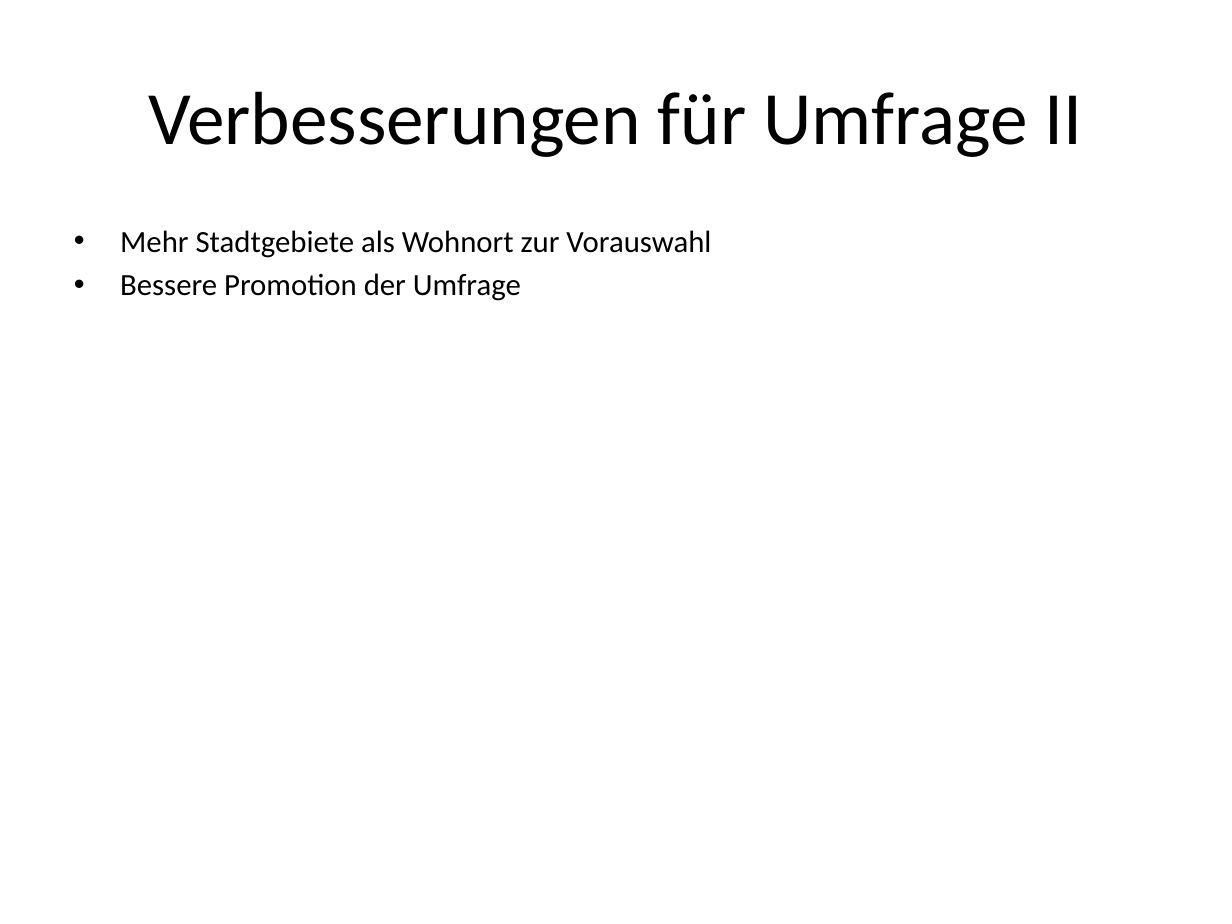
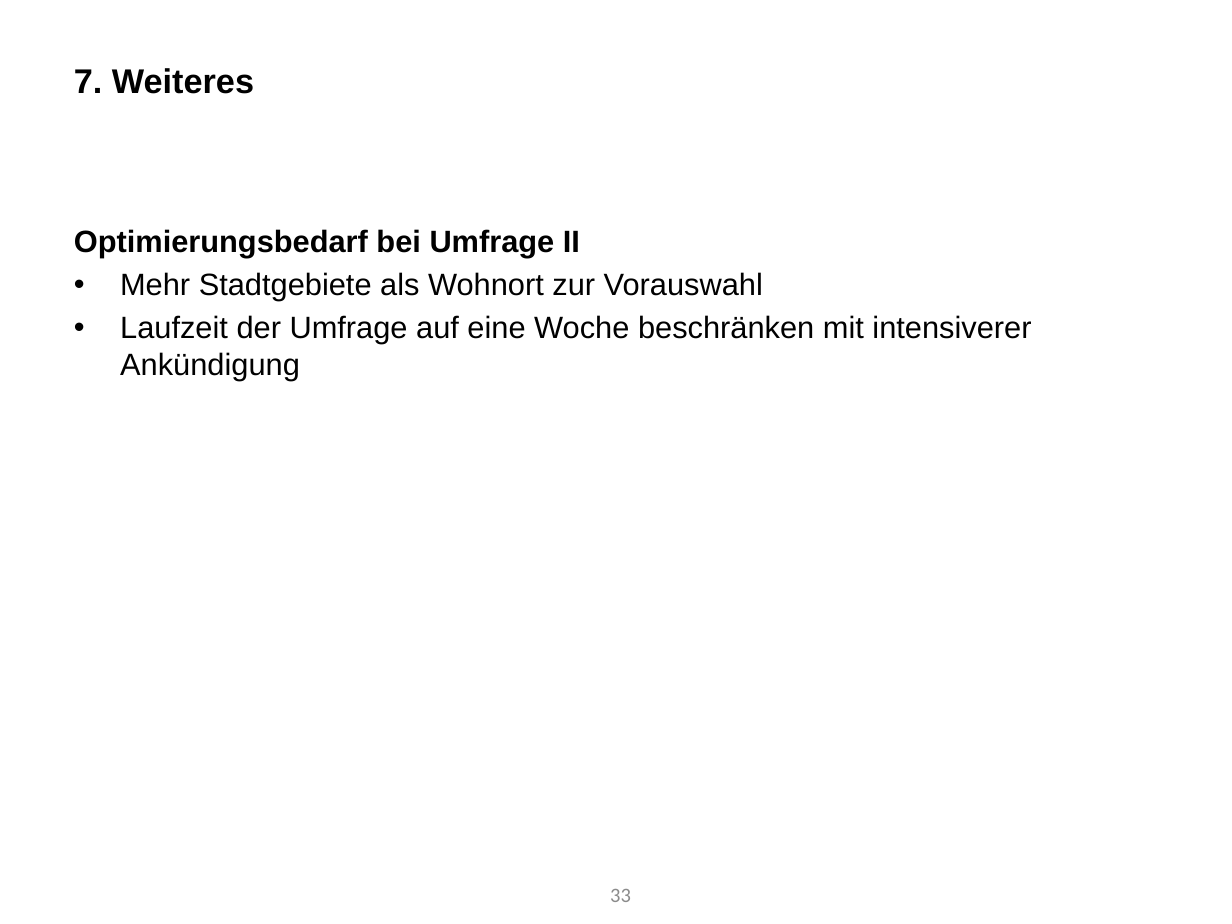
Before and after one commit to Roba1993/Happy-Hour, a slide deck: slide 33 of documents/marketing/Marketing Analyse von Umfrage 1 (5.5).pptx (slide 28 before the commit). Drawn at 1232x924 pixels with LibreOffice and Linux fonts; fonts in the diff are those of the drawing. Boxes give left, top, right and bottom in pixels: in the first picture for what was removed or moved away, otherwise in the second. Text is boxed around its words. In the diff, an @@ line names an element or a change of style, - is before the commit and + after.

Commit message:
Analyse von Umfrage I in PP V0.8

```diff
--- a/documents/marketing/Marketing Analyse von Umfrage 1 (5.5).pptx
+++ b/documents/marketing/Marketing Analyse von Umfrage 1 (5.5).pptx
@@ text added at box(74, 68, 254, 94), 20 pt, text #000000, bold @@
+7. Weiteres
@@ title removed at box(148, 91, 1083, 157) @@
-Verbesserungen für Umfrage II
@@ text at box(74, 229, 580, 258): paragraph added @@
+Optimierungsbedarf bei Umfrage II
@@ text at box(120, 272, 763, 301): font Calibri to Arial in "Mehr Stadtgebiete als Wohnort zur Vorauswahl" @@
@@ text at box(120, 315, 1031, 381): text changed; font Calibri to Arial @@
-• Bessere Promotion der Umfrage
+• Laufzeit der Umfrage auf eine Woche beschränken mit intensiverer Ankündigung
@@ page number added at box(610, 889, 631, 902), 12 pt, text #8C8C8C @@
+33
```
Also in this commit, not shown: 16 other slides changed, 16 slides added, 11 slides removed.
